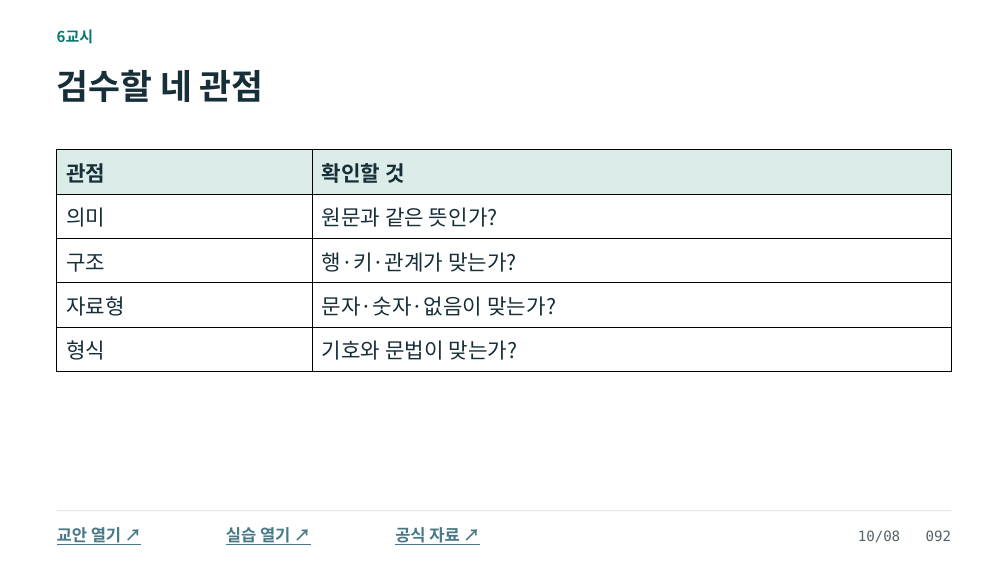
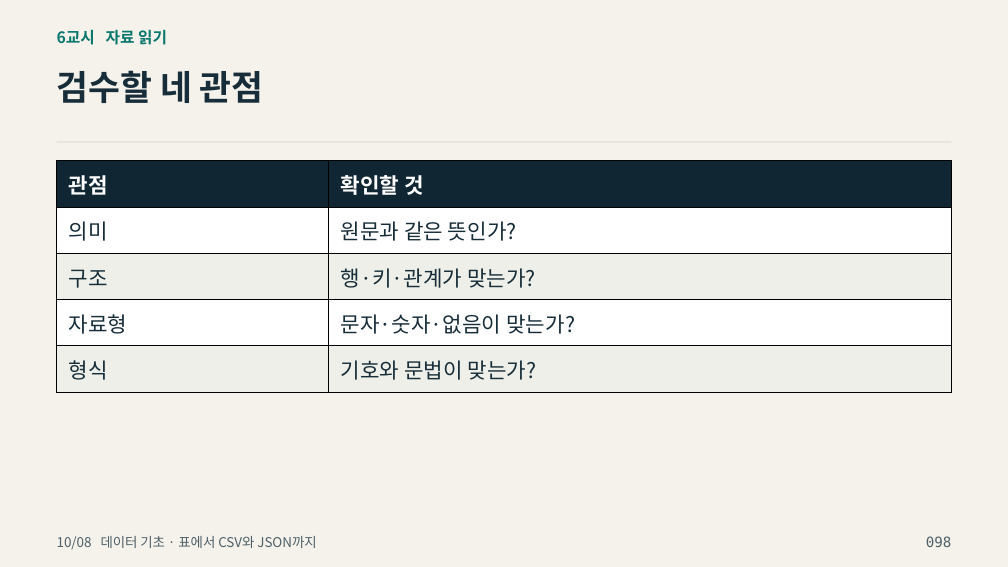
Before and after one commit to zeusk302-png/kdigital-physical-ai, a slide deck: slide 98 of downloads/2026-10-08/readable-slides.pptx (slide 92 before the commit). Drawn at 1008x567 pixels with LibreOffice and Linux fonts; fonts in the diff are those of the drawing; background and template pictures are left out. Boxes give left, top, right and bottom in pixels: in the first picture for what was removed or moved away, otherwise in the second. Text is boxed around its words. In the diff, an @@ line names an element or a change of style, - is before the commit and + after.

```diff
--- a/downloads/2026-10-08/readable-slides.pptx
+++ b/downloads/2026-10-08/readable-slides.pptx
@@ background #FFFFFF to picture (left out) @@
@@ text at [57, 29, 167, 45]: text changed; size 14.2 to 15 pt; text colour #08786F to #08776D @@
-6교시
+6교시 자료 읽기
@@ text "검수할 네 관점" at [57, 70, 264, 103]: text colour #172F39 to #172E3A @@
@@ rectangle added at [57, 142, 951, 143], fill #CDCFC7 @@
@@ table at [57, 160, 951, 384] @@
@@ fill #DCECE8 to #102733 in row 1 @@
@@ fill #FFFFFF to #EDEFE8 in 4 cells @@
@@ text colour #172F39 to #FFFFFF in "관점", "확인할 것" @@
@@ text colour #172F39 to #172E3A in "의미", "원문과 같은 뜻인가?", "구조", "행·키·관계가 맞는가?" and 4 more places @@
@@ line spacing 1.02 to 1.04 @@
@@ table: place and size @@
-table at [57, 150, 951, 371]
+table at [57, 160, 951, 384]
@@ rectangle removed at [57, 510, 951, 511] @@
@@ text removed at [57, 527, 121, 545] @@
-교안 열기 ↗
@@ text added at [57, 536, 316, 549], 12.8 pt, text #4D6068 @@
+10/08 데이터 기초 · 표에서 CSV와 JSON까지
@@ text removed at [226, 527, 290, 545] @@
-실습 열기 ↗
@@ text removed at [395, 527, 459, 545] @@
-공식 자료 ↗
@@ text removed at [858, 530, 952, 543] @@
-10/08 092
@@ text added at [926, 536, 951, 547], 13.5 pt, text #4D6068 @@
+098
```
Also in this commit, not shown: 52 other slides changed, 54 slides added, 52 slides removed, 11 other files.
